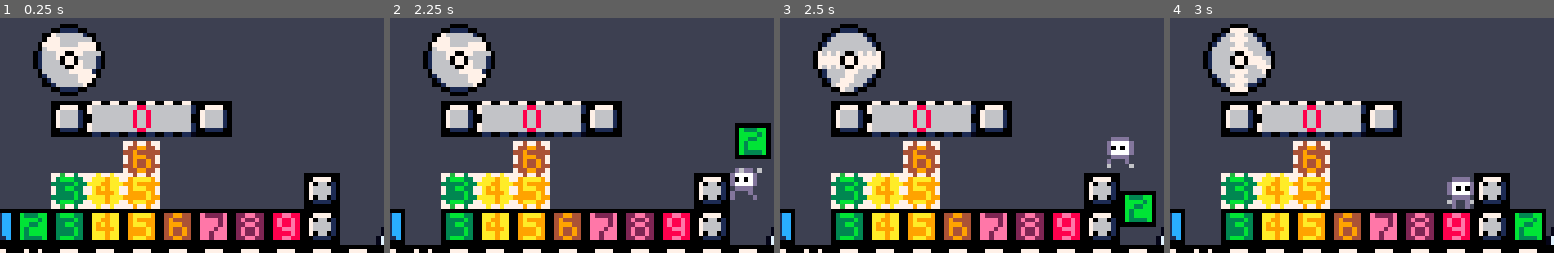
Above: before the commit, frames 1-4 (left to right).
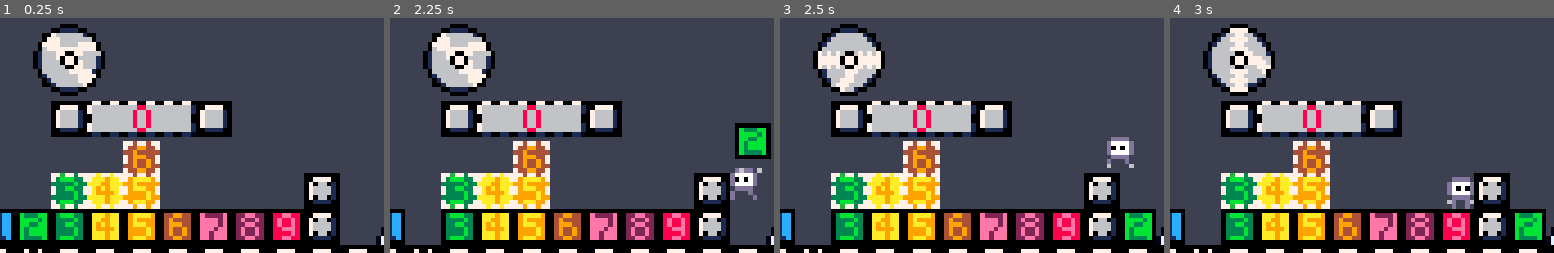
Above: after the commit, the same moments.

Repository: frznc/This-Weigh-Up
Game: Godot game, scene res://scenes/levels/l1.tscn
Two runs of this game, one before a commit and one after it. Both use one fixed random seed, a clock stepped at 60 frames per second and the inputs below.
Inputs:
- Up to frame 1 (0.25 s): no input
- Up to frame 2 (2.25 s): hold D (right) 0.53-2.03 s; tap Q (drop) at 0.6 s; tap Space (jump) at 0.77, 1.07, 1.52, 1.55, 1.82 s; tap E (pickup) at 0.8, 1.35 s; hold A (left) from 2.03 s (still down); hold Space (jump) from 2.03 s (still down)
- Up to frame 3 (2.5 s): keep holding A (left); keep holding Space (jump); tap Q (drop) at 2.3 s
- Up to frame 4 (3 s): release A (left) at 2.78 s; release Space (jump) at 2.78 s; hold D (right) from 2.78 s (still down); tap Q (drop) at 2.85 s
The pictures show only the part of the screen within x 34-84%, y 0-50%; the shares and areas given below are measured in that part.

Frames 1-2 are identical in both runs. In frame 3, 1.8% of the frame differs, in the area x 88-98%, y 73-97%; in frame 4, nothing differs.

Commit message:
Options fix, timer fix, weight death stuff

Diff:
--- a/scenes/player.tscn
+++ b/scenes/player.tscn
@@ -203,3 +203,11 @@
 
 [node name="death" type="AudioStreamPlayer2D" parent="."]
 stream = ExtResource("9_04edr")
+
+[node name="Death Timer" type="Timer" parent="."]
+one_shot = true
+
+[node name="Restart Timer" type="Timer" parent="."]
+
+[connection signal="timeout" from="Death Timer" to="." method="_on_death_timer_timeout"]
+[connection signal="timeout" from="Restart Timer" to="." method="_on_restart_timer_timeout"]
--- a/scripts/Global.gd
+++ b/scripts/Global.gd
@@ -14,6 +14,7 @@
 	get_tree().paused = false
 	get_tree().reload_current_scene()
 
+
 func reset_globals():
 	weight = 0
 	heaviness = 0
--- a/scripts/breakable_block.gd
+++ b/scripts/breakable_block.gd
@@ -36,6 +36,7 @@
 	if player_inside and weight_limit <= Global.weight and sprite.visible:
 		switch_state()
 
+
 func _on_area_2d_2_body_entered(body: Node2D) -> void:
 	if body.name == "player":
 		player_inside = true
--- a/scripts/options.gd
+++ b/scripts/options.gd
@@ -3,15 +3,16 @@
 const PATH = "user://options.dat"
 
 ## DEFAULTS
-var version = 1 # Increment by 1 any time you add new settings
+var version = 2 # Increment by 1 any time you add new settings
 var data = {
 	"sens": 1,
-	"volume": 0,
-	"brightness": 1.0,
+	"volume": 0
 }
+
 
 func _ready():
 	load_data()
+
 
 func save_data():
 	print("saving")
@@ -19,6 +20,7 @@
 	file.store_var(version)
 	file.store_var(data)
 	file.close()
+
 
 func load_data():
 	# Check to see if data exists
@@ -31,7 +33,7 @@
 		if (file_version < version):
 			var old_data = file.get_var()
 			for key in old_data:
-				if data[key] != null:
+				if data.has(key):
 					data[key] = old_data[key]
 		# Otherwise, just load data
 		else:
--- a/scripts/player.gd
+++ b/scripts/player.gd
@@ -6,10 +6,7 @@
 var speed = 80.0
 var jump_velocity = -175.0
 
-var death_time = 1
 var too_heavy = false
-var restart_time = 1
-
 
 var jumping = false
 var coyote_time = 0.06
@@ -17,7 +14,7 @@
 
 var enable_physics = true
 
-var weight_mult = 4 # Amount Global.weight impacts jump height and speed.
+var weight_mult = 4 # Amount that a weight impacts jump height and speed.
 
 @onready var weight_obj = preload("res://scenes/objects/weight.tscn")
 @onready var weightstack_obj = preload("res://scenes/weight_stack.tscn")
@@ -25,6 +22,9 @@
 @onready var hands = $hands
 @onready var sprite = $sprite
 @onready var particle_crushed = $"Crushed Particles"
+
+@onready var death_timer = $"Death Timer"
+@onready var restart_timer = $"Restart Timer"
 
 func _ready() -> void:
 	pass
@@ -42,27 +42,42 @@
 
 	## Drop weights
 	if Input.is_action_just_pressed("drop") and Global.held_weights != [] and Global.can_move:
+		drop_weight(false)
+
+	# Restart Level
+	if Input.is_action_just_pressed("restart"):
+		death_timer.stop()
+		restart_timer.stop()
+		Global.restart_level()
+
+	debug()
+	move_and_slide()
+
+
+func drop_weight(all : bool):
+	# How many weights are we dropping?
+	var num_to_remove = 1
+	if all:
+		num_to_remove = Global.held_weights.size()
+
+	while num_to_remove > 0:
 		var top_weight_pos = Global.held_weights.size() - 1 # Get the position of the top weight
 		var weight_to_drop = Global.held_weights.pop_at(top_weight_pos) # Get value of top weight
-		print(weight_to_drop)
-		var weight_to_spawn = weight_to_drop # we will re-spawn the Global.weight that is being dropped :)
-		Global.held_weights.remove_at(top_weight_pos) # Remove Global.weight from array.
+		var weight_to_spawn = weight_to_drop # we will re-spawn the weight that is being dropped :)
+		Global.held_weights.remove_at(top_weight_pos) # Remove weight from array.
 		update_weight()
 
-		## Global.weight is now removed from the player. Place it back to the world
-		var instance = weight_obj.instantiate() # Create new Global.weight object
+		## Weight is now removed from the player. Place it back to the world
+		var instance = weight_obj.instantiate() # Create new weight object
 		instance.weight_value = str(weight_to_spawn) # Set the weight
-		instance.position = position + Vector2(0,(top_weight_pos * -8) - 8) # Set position to top stack position
-		get_parent().add_child(instance) # Add Global.weight to world
-		#refresh_collisionshape()
-
-	# Restart Level
-	if Input.is_action_just_pressed("restart"):
-		Global.restart_level()
-
-	debug()
-	move_and_slide()
-
+		# If all the weights are being dropped (upon death), place them in their stack pos. Otherwise place at player
+		if all:
+			instance.position = position + Vector2(0,(top_weight_pos * -8) - 8) # Set position to top stack position
+		else:
+			instance.position = position + Vector2(0,0) # Set position to player's position (plus an offset if needed)
+		get_parent().add_child(instance) # Add weight to world
+
+		num_to_remove -= 1
 
 func run_physics(delta):
 	# Gravity
@@ -93,7 +108,7 @@
 	jump_available = false
 
 
-func update_weight(): # Update current player Global.weight based on the 'inventory'
+func update_weight(): # Update current player weight based on the 'inventory'
 	Global.weight = 0
 	jump_velocity = DEF_JUMP_VELOCITY
 	speed = DEF_SPEED
@@ -118,18 +133,30 @@
 		too_heavy = true
 		Global.can_move = false
 		Global.weight = 21 # Kinda silly but this is done so the dial in the UI doesnt look weird
-		get_tree().create_timer(death_time).timeout.connect(die) # NOTE: If you restart the level before this is done, it can still activate and restart it again. Need to fix
+		death_timer.start()
 		$crush.play()
 
+
+func _on_death_timer_timeout() -> void:
+	die()
+
+
 func die():
+	$death.play()
+	#drop_weight(true)
 	Global.can_move = false
 	enable_physics = false
 	Global.heaviness = 7
+	hands.visible = false
 	sprite.visible = false
 	particle_crushed.emitting = true
-	get_tree().create_timer(restart_time).timeout.connect(Global.restart_level)
-	$death.play()
 	hands.visible = false
+	restart_timer.start()
+
+
+func _on_restart_timer_timeout() -> void:
+	Global.restart_level()
+
 
 func add_to_weightstack(weight): # Called when picking up a weight. Creates the visual
 	var instance = weightstack_obj.instantiate()
